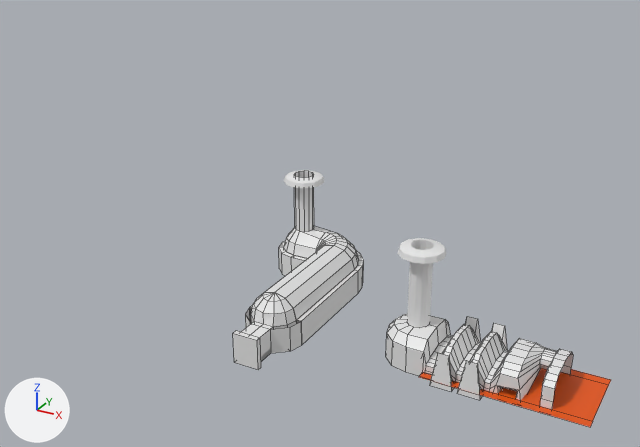
Renders of the Blender file Scenes/islands/volcano/volcano-dungeon/VolcanoDungeon.blend from each side of a commit.
The view is the same before and after, from a 50 mm lens placed at (151.0, -236.0, 169.0), pointed at (4.0, 32.0, 34.0). Every picture has the same lights, and +X, +Y and +Z are marked at lower left. Mesh edges are drawn as thin lines on the coarser meshes.

In view in the first picture: 'Chamber2-col', 'Cube', 'Cube-col', 'Entrance_Wall-col', 'Lava.001', 'Tube-col', 'Tube1Top-col'.
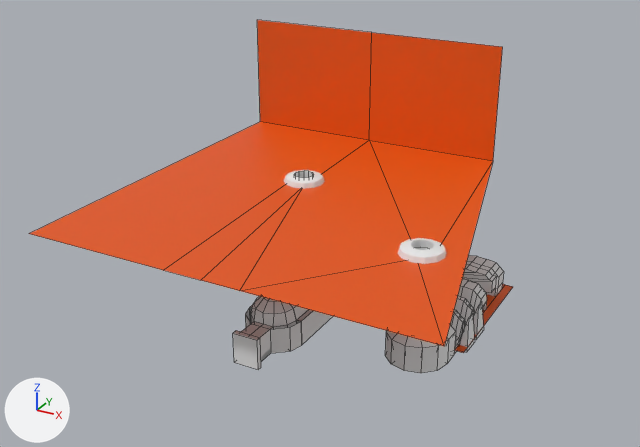
What differs and where, as boxes [x1, y1, x2, y2] in the pictures (640 x 447 px):
'Lava', shown (orange)
    after: [29, 20, 502, 346]
'Chamber2-col', reshaped, turned
    before: [386, 314, 573, 409]
    after: [385, 255, 504, 373]
'Lava.001', moved, turned
    before: [419, 368, 611, 427]
    after: [455, 284, 513, 353]
part 1 of me_cylinder_001, built on
    before: [540, 379, 557, 409]
    after: [464, 255, 504, 296]
'Cube-col', unchanged, covered by the edit
    before: [241, 171, 359, 361]
    after: [241, 171, 314, 361]
'Entrance_Wall-col', unchanged, covered by the edit
    before: [279, 241, 364, 344]
    after: [297, 310, 333, 344]

Patch to the scene script:
```diff
--- a/Scenes/islands/volcano/volcano-dungeon/VolcanoDungeon.blend.py
+++ b/Scenes/islands/volcano/volcano-dungeon/VolcanoDungeon.blend.py
@@ me_cylinder_001 @@
 # used by ob_chamber2_col; location = (50.0, 20.0, -1.0); scale = (4.8, 4.8, 1.0)
-me_cylinder_001.from_pydata(...)  # 320 vertices, 296 faces; spans x -2.28..10.83, y -3.12..3.12, z -2.0..12.0
+me_cylinder_001.from_pydata(...)  # 350 vertices, 323 faces; spans x -2.28..12.71, y -3.12..3.12, z -2.0..12.0
+# me_cylinder_001 part 1
+# 2 vertices are removed from x 10.83, y -2.4, z 3.0..7.98
+# 4 faces are deleted
+# 4 vertices move from x 10.0..10.83, y -2.4, z -1.98..7.98 to x 10.0..10.94, y -2.29..-0.21, z -1.98..9.0
+# 15 vertices are added at x 10.0..12.71, y -2.4..2.4, z -1.98..9.49
+# 6 new vertices lie (0.63, 0.0, 0.0) away from vertices in x 10.83, y -2.04..1.68, z 9.49..12.0
+# 6 new vertices lie (1.25, 0.0, 0.0) away from vertices in x 11.46, y -2.04..1.68, z 9.49..12.0
+# 5 new vertices lie (1.04, 0.0, 0.0) away from vertices in x 10.0..10.83, y -2.4..2.4, z -1.98..9.49
+# 31 new faces join them
@@ ob_chamber2_col @@
 ob_chamber2_col.location = (50.0, 20.0, -1.0)
+ob_chamber2_col.rotation_euler = (0.0, 0.0, 1.571)  # degrees (0, 0, 90)
 ob_chamber2_col.scale = (4.8, 4.8, 1.0)
@@ ob_lava_001 @@
 ob_lava_001 = bpy.data.objects.new('Lava.001', me_plane_001)
-ob_lava_001.location = (56.0, 20.0, -1.0)
+ob_lava_001.location = (50.0, 26.0, -1.0)
+ob_lava_001.rotation_euler = (0.0, 0.0, 1.571)  # degrees (0, 0, 90)
@@ ob_lava @@
 ob_lava.location = (-19.0, 60.0, 38.0)
-ob_lava.hide_set(True)  # its collection is switched off
```
